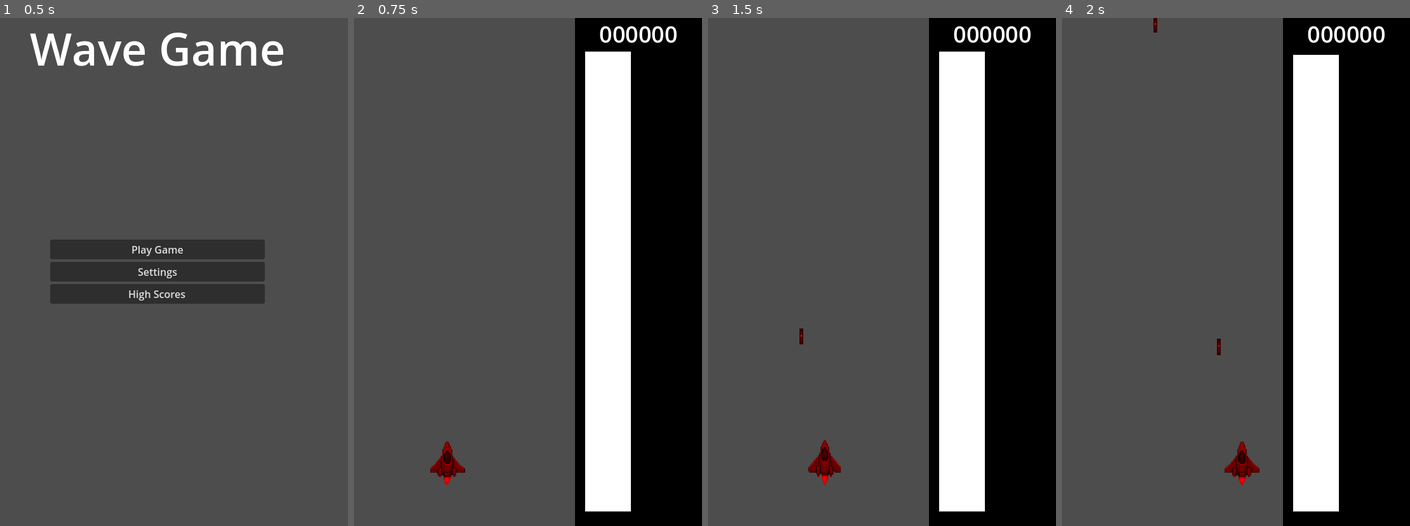
Above: before the commit, frames 1-4 (left to right).
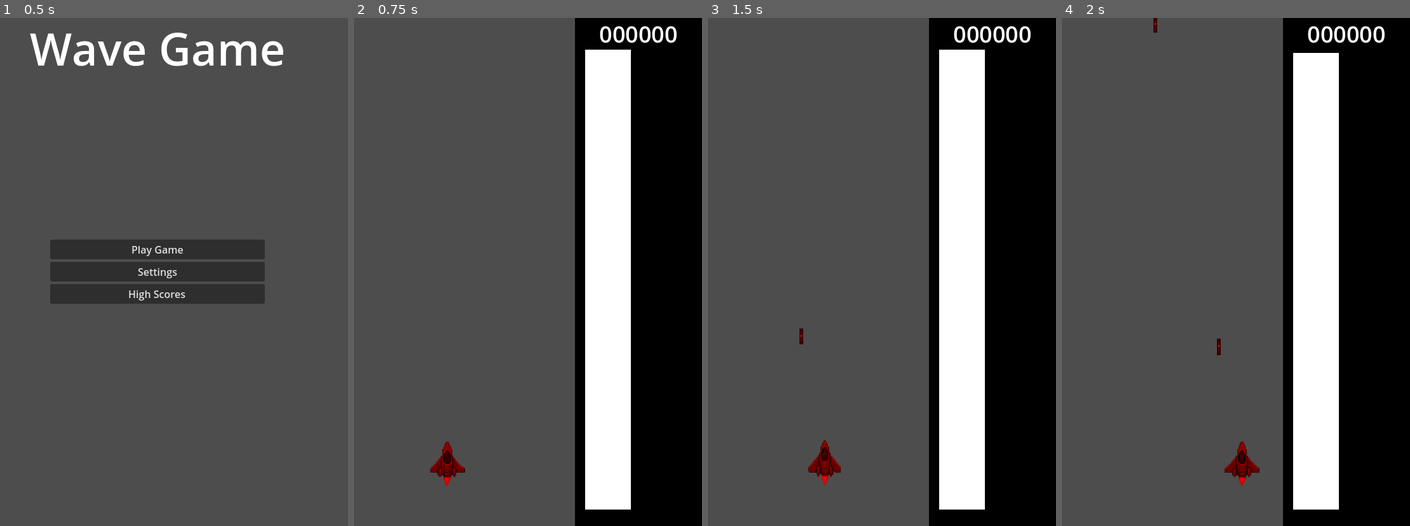
Above: after the commit, the same moments.

Repository: parkernalch/wave-jam
Game: Godot game, scene res://Scenes/Menus/menus.tscn
Two runs of this game, one before a commit and one after it. Both use one fixed random seed, a clock stepped at 60 frames per second and the inputs below. The engine's default icon, where the game draws it, is replaced by a stand-in: a white triangle on a blue panel in a dark square.
Inputs (mouse positions are in pixels of both pictures, inside the frame that each line leads up to):
- Up to frame 1 (0.5 s): no input
- Up to frame 2 (0.75 s): click "Play Game" at 0.5 s
- Up to frame 3 (1.5 s): move the mouse to (948, 246) at 1.27 s; hold D (right) from 1.28 s (still down); hold Right mouse button (shoot) from 1.28 s (still down)
- Up to frame 4 (2 s): keep holding D (right); keep holding Right mouse button (shoot)

Frame 1 is identical in both runs. In frame 2, 0.1% of the frame differs, in the area x 66-80%, y 6-98%; in frame 3, 0.1%; in frame 4, 0.1%.

Commit message:
Added Powerups: All Waves, Bullet Piercing, and Bullet Spread

Diff:
--- a/Entities/Bullet/Bullet.gd
+++ b/Entities/Bullet/Bullet.gd
@@ -5,17 +5,23 @@
 
 var wave_form
 var damage
+var all_waves
+var bullet_angle
+var bullet_piercing
 
 # Called when the node enters the scene tree for the first time.
 func _ready() -> void:
 	pass # Replace with function body.
 
-func shoot(bulletSpeed, waveForm, damage):
+func shoot(bulletSpeed, waveForm, damage, all_waves, angle, bullet_piercing):
 	bullet_speed = bulletSpeed
 	wave_form = waveForm
 	self.damage = damage
+	self.all_waves = all_waves
 	var color = wave_form["color"]
 	set_tint(color)
+	bullet_angle = angle
+	self.bullet_piercing = bullet_piercing
 
 func set_tint(color: Vector4) -> void:
 	# Root node material
@@ -50,10 +56,11 @@
 		if aabb.intersects(obj_rect):
 			# narrow-phase: call enemy's hit method or do more precise shape checks
 			if obj.has_method("on_hit"):
-				obj.on_hit(wave_form, damage)
+				obj.on_hit(wave_form, damage, all_waves)
 				# destroy bullet after hit (adjust to your logic)
-				queue_free()
+				if not bullet_piercing:
+					queue_free()
 			return
 
-	linear_velocity = Vector2(0, -bullet_speed)
+	linear_velocity = Vector2(bullet_angle, -bullet_speed)
 	pass
--- a/Entities/EnemySpawner/EnemySpawner.gd
+++ b/Entities/EnemySpawner/EnemySpawner.gd
@@ -60,7 +60,6 @@
 	wave += 1
 	wave_count_label.text = "Wave: %d" % wave
 	display_wave_count_label_timer.start()
-	print("Spawning wave %d" % wave)
 	for i in range(0, enemy_count_per_wave + wave - 1):
 		if i == 0:
 			spawn_enemy_instance()
--- a/Entities/HoverEnemy/HoverEnemy.gd
+++ b/Entities/HoverEnemy/HoverEnemy.gd
@@ -66,10 +66,10 @@
 	detect_player_collision()
 
 	if (global_position.y > bounds_bottom + 100):
-		destroy()
+		destroy(false)
 
 	if (health <= 0):
-		destroy()
+		destroy(true)
 
 func figure8_movement(delta: float) -> void:
 	# Lissajous-style figure-8 movement: x = base_x + A*sin(t), y = base_y + B*sin(2*t)
@@ -90,8 +90,8 @@
 	global_position.x = target_x
 	global_position.y = target_y
 
-func on_hit(wave_form, damage) -> void:
-	if (wave_form == current_wave_form):
+func on_hit(wave_form, damage, all_waves) -> void:
+	if (wave_form == current_wave_form || all_waves):
 		health -= damage
 
 func detect_player_collision() -> void:
@@ -108,7 +108,7 @@
 			# narrow-phase: call enemy's hit method or do more precise shape checks
 			if obj.has_method("enemy_collision"):
 				obj.enemy_collision(current_wave_form)
-				destroy()
+				destroy(false)
 			return
 
 func get_aabb() -> Rect2:
@@ -135,14 +135,14 @@
 		bullet.global_position = bullet_spawn.global_position
 		bullet.shoot(bullet_speed, current_wave_form)
 
-func destroy() -> void:
+func destroy(spawn_drop) -> void:
 	score.add_points(100)
 	signal_bus.enemy_destroyed.emit()
 	# Add animation
 	spatial_hash.remove(self)
 	randomize()
 	# 50% chance to drop a powerup
-	if randi() % 5 == 0:
+	if randi() % 5 == 0 && spawn_drop:
 		var powerup_instance = Powerup.instantiate()
 		if get_parent():
 			get_parent().add_child(powerup_instance)
--- a/Entities/Player/Player.gd
+++ b/Entities/Player/Player.gd
@@ -17,6 +17,13 @@
 var FORMS = CONSTANTS.DEFAULT_WAVE_FORMS
 var current_form = FORMS.SIN
 var damage_boost_timer
+var all_waves_timer
+var all_waves = false
+var bullet_spread = false
+var bullet_spread_timer
+var bullet_spread_angles = [-90, 0, 90]
+var bullet_piercing = false
+var bullet_piercing_timer
 
 func _ready() -> void:
 	signal_bus.enemy_destroyed.connect(_on_enemy_destroy)
@@ -24,7 +31,12 @@
 	shoot_cooldown_timer = TimerHelper.make_timer(self, shoot_cooldown, _reset_shoot_cooldown, false, false)
 	signal_bus.powerup_collected.connect(_on_powerup_collected)
 	get_parent().find_child("DamageBoostTimer").connect("timeout", _on_damage_boost_timeout)
-
+	all_waves_timer = get_parent().find_child("AllWavesTimer")
+	all_waves_timer.connect("timeout", _on_all_waves_timeout)
+	bullet_spread_timer = get_parent().find_child("BulletSpreadTimer")
+	bullet_spread_timer.connect("timeout", _on_bullet_spread_timeout)
+	bullet_piercing_timer = get_parent().find_child("BulletPiercingTimer")
+	bullet_piercing_timer.connect("timeout", _on_bullet_piercing_timeout)
 
 func _physics_process(delta: float) -> void:
 	spatial_hash.update(self, get_aabb())
@@ -32,7 +44,12 @@
 	if Input.is_action_just_pressed("change_form"):
 		change_form()
 	elif Input.is_action_pressed("shoot"):
-		shoot()
+		if bullet_spread:
+			for angle in bullet_spread_angles:
+				shoot(angle, false)
+			can_shoot = false
+		else:
+			shoot()
 
 	if amplitude <= 0:
 		die()
@@ -58,15 +75,17 @@
 			anim.material = amat
 			amat.set_shader_parameter("tint_color", color)
 
-func shoot():
+func shoot(angle=0, lose_amplitude=true) -> void:
 	var bullet = Bullet.instantiate()
 
 	if get_parent() && can_shoot && amplitude > 1:
 		get_parent().add_child(bullet)
 		bullet.global_position = bullet_spawn.global_position
-		bullet.shoot(bullet_speed, current_form, damage)
-		can_shoot = false
-		amplitude -= 1
+		bullet.shoot(bullet_speed, current_form, damage, all_waves, angle, bullet_piercing)
+		if lose_amplitude:
+			amplitude -= 1
+			can_shoot = false
+
 		signal_bus.amplitude_changed.emit(amplitude)
 		$LaserAudioPlayer.play()
 		shoot_cooldown_timer.start()
@@ -90,9 +109,6 @@
 		amplitude = min(amplitude + 10, max_amplitude)
 		signal_bus.amplitude_changed.emit(amplitude)
 
-func _on_enemy_destroy():
-	amplitude = min(amplitude + 5, max_amplitude)
-	signal_bus.amplitude_changed.emit(amplitude)
 
 func _reset_shoot_cooldown():
 	can_shoot = true
@@ -127,7 +143,28 @@
 	elif powerup_type == "MAX_HEALTH":
 		amplitude = 100
 		signal_bus.amplitude_changed.emit(amplitude)
-
+	elif powerup_type == "ALL_WAVES":
+		all_waves = true
+		all_waves_timer.start()
+	elif powerup_type == "BULLET_SPREAD":
+		bullet_spread = true
+		bullet_spread_timer.start()
+	elif powerup_type == "BULLET_PIERCING":
+		bullet_piercing = true
+		bullet_piercing_timer.start()
 
 func _on_damage_boost_timeout() -> void:
 	damage = 1
+
+func _on_bullet_spread_timeout() -> void:
+	pass
+
+func _on_enemy_destroy():
+	amplitude = min(amplitude + 5, max_amplitude)
+	signal_bus.amplitude_changed.emit(amplitude)
+
+func _on_all_waves_timeout() -> void:
+	all_waves = false
+
+func _on_bullet_piercing_timeout() -> void:
+	bullet_piercing = false
--- a/Entities/Powerup/Powerup.gd
+++ b/Entities/Powerup/Powerup.gd
@@ -6,7 +6,10 @@
 	"SPEED",
 	"FIRE_RATE",
 	"DAMAGE",
-	"MAX_HEALTH"
+	"MAX_HEALTH",
+	"ALL_WAVES",
+	"BULLET_SPREAD",
+	"BULLET_PIERCING"
 ]
 
 var powerup_type: String = ""
@@ -16,7 +19,7 @@
 	powerup_type = POWER_UP_TYPES[randi() % POWER_UP_TYPES.size()]
 	var powerup_image_path = "Assets/Powerups/%s.png" % powerup_type
 	$Sprite2D.texture = load(powerup_image_path)
-	$Sprite2D.scale = Vector2(0.3, 0.3)
+	$Sprite2D.scale = Vector2(0.1, 0.1)
 
 func _on_pickup(body) -> void:
 	signal_bus.powerup_collected.emit(powerup_type)
--- a/Entities/ScrollingEnemy/ScrollingEnemy.gd
+++ b/Entities/ScrollingEnemy/ScrollingEnemy.gd
@@ -59,10 +59,10 @@
 	detect_player_collision()
 
 	if (global_position.y > bounds_bottom + 100):
-		destroy()
+		destroy(false)
 
 	if (health <= 0):
-		destroy()
+		destroy(true)
 
 func sine_wave_movement(delta: float) -> void:
 	t += delta
@@ -78,7 +78,10 @@
 	target_x = clamp(target_x, min_x, max_x)
 	global_position.x = target_x
 
-func on_hit(wave_form, damage) -> void:
+func on_hit(wave_form, damage, all_waves) -> void:
+
+	if (wave_form == current_wave_form || all_waves):
+		health -= damage
 	if (wave_form == current_wave_form):
 		health -= damage
 
@@ -96,7 +99,7 @@
 			# narrow-phase: call enemy's hit method or do more precise shape checks
 			if obj.has_method("enemy_collision"):
 				obj.enemy_collision(current_wave_form)
-				destroy()
+				destroy(false)
 			return
 
 
@@ -124,12 +127,12 @@
 		bullet.global_position = bullet_spawn.global_position
 		bullet.shoot(bullet_speed, current_wave_form)
 
-func destroy() -> void:
+func destroy(spawn_drop) -> void:
 	score.add_points(100)
 	signal_bus.enemy_destroyed.emit()
 	# Add animation
 	randomize()
-	if randi() % 3 == 0:
+	if randi() % 3 == 0 && spawn_drop:
 		var powerup_instance = Powerup.instantiate()
 		if get_parent():
 			get_parent().add_child(powerup_instance)
--- a/Scenes/Game/game.gd
+++ b/Scenes/Game/game.gd
@@ -4,6 +4,12 @@
 
 @onready var damage_timer: Timer = $DamageBoostTimer
 @onready var damage_progress_bar: ProgressBar = $UICanvas/UI/DamageIncreaseBar
+@onready var all_waves_timer: Timer = $AllWavesTimer
+@onready var all_waves_progress_bar: ProgressBar = $UICanvas/UI/AllWavesBar
+@onready var bullet_spread_bar: ProgressBar = $UICanvas/UI/BulletSpreadBar
+@onready var bullet_spread_timer: Timer = $BulletSpreadTimer
+@onready var bullet_piercing_bar: ProgressBar = $UICanvas/UI/BulletPiercingBar
+@onready var bullet_piercing_timer: Timer = $BulletPiercingTimer
 
 # Called when the node enters the scene tree for the first time.
 func _ready() -> void:
@@ -33,10 +39,35 @@
 	# Update the progress bar's value to the remaining time of the damage_timer
 	# As the time_left goes from wait_time down to 0, the bar decreases
 	damage_progress_bar.value = damage_timer.time_left
+
 	if damage_timer.time_left <= 0:
 		damage_progress_bar.visible = false
+
+	all_waves_progress_bar.value = all_waves_timer.time_left
+
+	if all_waves_timer.time_left <= 0:
+		all_waves_progress_bar.visible = false
+
+	bullet_spread_bar.value = bullet_spread_timer.time_left
+
+	if bullet_spread_timer.time_left <= 0:
+		bullet_spread_bar.visible = false
+
+	bullet_piercing_bar.value = bullet_piercing_timer.time_left
+
+	if bullet_piercing_timer.time_left <= 0:
+		bullet_piercing_bar.visible = false
 
 func _on_powerup_collected(powerup_type):
 	if powerup_type == "DAMAGE":
 		damage_timer.start()
 		damage_progress_bar.visible = true
+	elif powerup_type == "ALL_WAVES":
+		all_waves_timer.start()
+		all_waves_progress_bar.visible = true
+	elif powerup_type == "BULLET_SPREAD":
+		bullet_spread_timer.start()
+		bullet_spread_bar.visible = true
+	elif powerup_type == "BULLET_PIERCING":
+		bullet_piercing_timer.start()
+		bullet_piercing_bar.visible = true
--- a/Scenes/Game/game.tscn
+++ b/Scenes/Game/game.tscn
@@ -6,7 +6,10 @@
 [ext_resource type="PackedScene" uid="uid://rlp4rxc1x15o" path="res://Entities/EnemySpawner/EnemySpawner.tscn" id="3_qikps"]
 [ext_resource type="Texture2D" uid="uid://dnbslw7b0l7wv" path="res://Assets/Powerups/DAMAGE.png" id="3_xfil1"]
 [ext_resource type="Script" uid="uid://r1wxwl14sbcy" path="res://Entities/EnemySpawner/EnemySpawner.gd" id="4_i1e5p"]
+[ext_resource type="Texture2D" uid="uid://lsw6rcrexnwr" path="res://Assets/Powerups/ALL_WAVES.png" id="5_xfil1"]
+[ext_resource type="Texture2D" uid="uid://c7k0f0b5syioq" path="res://Assets/Powerups/BULLET_SPREAD.png" id="6_7jvlm"]
 [ext_resource type="AudioStream" uid="uid://kyde7o3pfxli" path="res://Assets/Audio/explosion.wav" id="6_flgk0"]
+[ext_resource type="Texture2D" uid="uid://bewv84a04hanp" path="res://Assets/Powerups/BULLET_PIERCING.png" id="7_qtymf"]
 
 [sub_resource type="LabelSettings" id="LabelSettings_ev4jc"]
 font_size = 36
@@ -56,26 +59,26 @@
 layout_mode = 0
 offset_left = 495.0
 offset_top = 387.0
-offset_right = 599.0
-offset_bottom = 414.0
+offset_right = 600.0
+offset_bottom = 414.2596
 value = 100.0
 show_percentage = false
 
 [node name="TextureRect" type="TextureRect" parent="UICanvas/UI/DamageIncreaseBar"]
 layout_mode = 0
-offset_left = 79.99999
-offset_top = 2.9999998
-offset_right = 261.0
-offset_bottom = 214.0
+offset_left = 78.0
+offset_top = 2.0
+offset_right = 278.0
+offset_bottom = 235.14917
 scale = Vector2(0.1, 0.1)
 texture = ExtResource("3_xfil1")
 
 [node name="AmplitudeBar" parent="UICanvas/UI" instance=ExtResource("2_qikps")]
 layout_mode = 0
 offset_left = 352.0
-offset_top = 787.0
+offset_top = 784.0
 offset_right = 952.0
-offset_bottom = 1087.0
+offset_bottom = 1084.0
 scale = Vector2(1.2400012, 1)
 
 [node name="WaveCounter" type="Label" parent="UICanvas/UI"]
@@ -85,6 +88,66 @@
 offset_right = 190.0
 offset_bottom = 134.0
 theme_override_font_sizes/font_size = 50
+
+[node name="AllWavesBar" type="ProgressBar" parent="UICanvas/UI"]
+visible = false
+layout_mode = 0
+offset_left = 496.0
+offset_top = 417.0
+offset_right = 600.0
+offset_bottom = 444.52942
+max_value = 5.0
+value = 5.0
+show_percentage = false
+
+[node name="TextureRect" type="TextureRect" parent="UICanvas/UI/AllWavesBar"]
+layout_mode = 0
+offset_left = 76.999985
+offset_top = 1.9999999
+offset_right = 503.0
+offset_bottom = 472.0
+scale = Vector2(0.05, 0.05)
+texture = ExtResource("5_xfil1")
+
+[node name="BulletSpreadBar" type="ProgressBar" parent="UICanvas/UI"]
+visible = false
+layout_mode = 0
+offset_left = 496.0
+offset_top = 357.0
+offset_right = 600.0
+offset_bottom = 384.52942
+max_value = 5.0
+value = 5.0
+show_percentage = false
+
+[node name="TextureRect" type="TextureRect" parent="UICanvas/UI/BulletSpreadBar"]
+layout_mode = 0
+offset_left = 75.99999
+offset_top = 0.99999994
+offset_right = 522.0
+offset_bottom = 484.0
+scale = Vector2(0.05, 0.05)
+texture = ExtResource("6_7jvlm")
+
+[node name="BulletPiercingBar" type="ProgressBar" parent="UICanvas/UI"]
+visible = false
+layout_mode = 0
+offset_left = 496.0
+offset_top = 328.0
+offset_right = 600.0
+offset_bottom = 355.0
+max_value = 5.0
+value = 5.0
+show_percentage = false
+
+[node name="TextureRect" type="TextureRect" parent="UICanvas/UI/BulletPiercingBar"]
+layout_mode = 0
+offset_left = 75.0
+offset_top = 2.0
+offset_right = 1290.7894
+offset_bottom = 1102.0
+scale = Vector2(0.02, 0.02)
+texture = ExtResource("7_qtymf")
 
 [node name="DeathUI" type="Control" parent="UICanvas"]
 process_mode = 3
@@ -120,8 +183,20 @@
 [node name="ExplosionPlayer" type="AudioStreamPlayer2D" parent="."]
 stream = ExtResource("6_flgk0")
 
+[node name="AllWavesTimer" type="Timer" parent="."]
+wait_time = 5.0
+one_shot = true
+
 [node name="DamageBoostTimer" type="Timer" parent="."]
 wait_time = 5.0
 one_shot = true
 
+[node name="BulletPiercingTimer" type="Timer" parent="."]
+wait_time = 5.0
+one_shot = true
+
+[node name="BulletSpreadTimer" type="Timer" parent="."]
+wait_time = 5.0
+one_shot = true
+
 [connection signal="pressed" from="UICanvas/DeathUI/Button" to="." method="_on_menu_button_pressed"]
Binary file added: Assets/Powerups/ALL_WAVES.png
Not shown, added: Assets/Powerups/ALL_WAVES.png.import
Binary file added: Assets/Powerups/BULLET_PIERCING.png
Not shown, added: Assets/Powerups/BULLET_PIERCING.png.import
Binary file added: Assets/Powerups/BULLET_SPREAD.png
Not shown, added: Assets/Powerups/BULLET_SPREAD.png.import
Not shown: 1 places in Scenes/Game/game.tscn that only renumber resources
